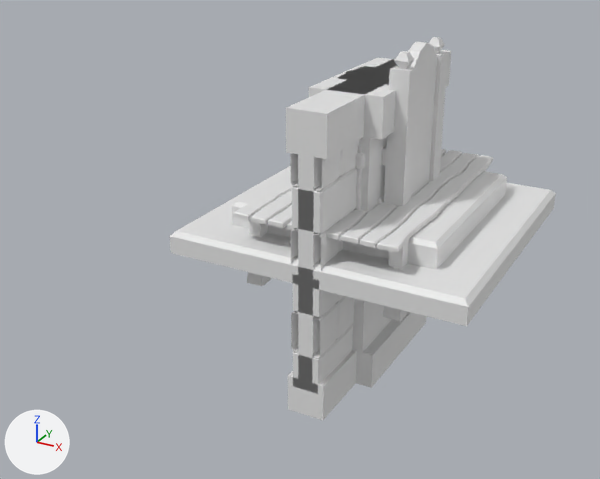
A saved change to the Blender file ModularDungeonPack.blend.
Camera for both pictures: a 50 mm lens placed at (4.24, -9.84, 4.37), pointed at (-0.81, -0.67, -0.22). Every picture has the same lights, and +X, +Y and +Z are marked at lower left.
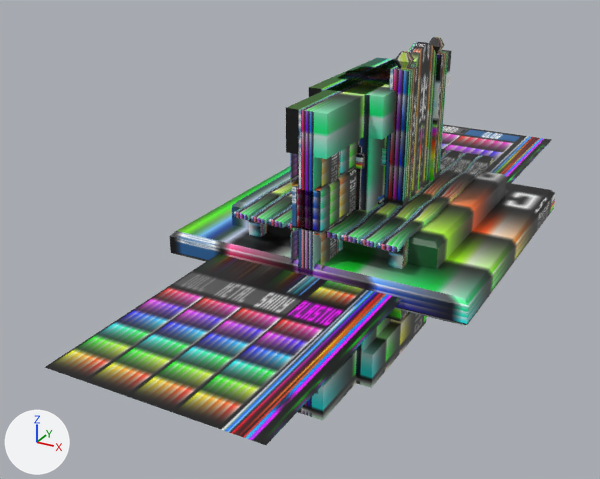
The change, as a list of edits to the scene's bpy script:
```text
Change me_cube_001:
    where me_cube_001.from_pydata(...)  # 48 vertices, 42 faces; spans x -0.43..0.43, y -0.43..0.43, z -2.0..2.0
    add me_cube_001.materials.append(mat_material)  # picture img_imphenziapixpal_basecolor_png
Change me_cylinder_001:
    where me_cylinder_001.from_pydata(...)  # 48 vertices, 42 faces; spans x -0.48..0.48, y -0.48..0.48, z -2.0..2.0
    add me_cylinder_001.materials.append(mat_material)  # picture img_imphenziapixpal_basecolor_png
Change me_cube:
    where me_cube.from_pydata(...)  # 32 vertices, 30 faces; spans x -0.26..0.26, y -2.0..2.0, z -2.0..2.0
    add me_cube.materials.append(mat_material)  # picture img_imphenziapixpal_basecolor_png
Change me_cube_031:
    where me_cube_031.from_pydata(...)  # 336 vertices, 336 faces; spans x -1.0..1.0, y 0.02..8.02, z -9.0..1.0
    add me_cube_031.materials.append(mat_material)  # picture img_imphenziapixpal_basecolor_png
Change me_cube_032:
    where me_cube_032.from_pydata(...)  # 288 vertices, 312 faces; spans x -1.0..1.0, y -1.0..7.0, z -9.0..1.0
    add me_cube_032.materials.append(mat_material)  # picture img_imphenziapixpal_basecolor_png
Change me_cube_030:
    where me_cube_030.from_pydata(...)  # 32 vertices, 30 faces; spans x -0.14..0.14, y -2.0..2.0, z -2.0..2.0
    add me_cube_030.materials.append(mat_material)  # picture img_imphenziapixpal_basecolor_png
Change me_cube_008:
    where me_cube_008.from_pydata(...)  # 20 vertices, 18 faces; spans x 0.4..0.66, y -0.66..-0.4, z -0.5..1.49
    add me_cube_008.materials.append(mat_material)  # picture img_imphenziapixpal_basecolor_png
Change me_cube_010:
    where me_cube_010.from_pydata(...)  # 12 vertices, 10 faces; spans x -0.644..0.512, y -0.641..-0.423, z -0.555..-0.337
    add me_cube_010.materials.append(mat_material)  # picture img_imphenziapixpal_basecolor_png
Change me_cube_012:
    where me_cube_012.from_pydata(...)  # 12 vertices, 10 faces; spans x -0.08..0.07, y -0.42..0.0, z -0.88..1.18
    add me_cube_012.materials.append(mat_material)  # picture img_imphenziapixpal_basecolor_png
Change me_cube_002:
    where me_cube_002.from_pydata(...)  # 32 vertices, 30 faces; spans x -2.0..2.0, y -2.0..2.0, z -0.15..0.47
    add me_cube_002.materials.append(mat_material)  # picture img_imphenziapixpal_basecolor_png
Change me_cube_013:
    where me_cube_013.from_pydata(...)  # 86 vertices, 73 faces; spans x -0.5..0.5, y -0.5..1.1, z -0.14..1.72
    add me_cube_013.materials.append(mat_material)  # picture img_imphenziapixpal_basecolor_png
Change me_cube_014:
    where me_cube_014.from_pydata(...)  # 68 vertices, 66 faces; spans x -0.045..0.155, y 0.0..1.103, z 0.041..0.229
    add me_cube_014.materials.append(mat_material)  # picture img_imphenziapixpal_basecolor_png
Change me_cube_018:
    where me_cube_018.from_pydata(...)  # 44 vertices, 42 faces; spans x 0.0..1.08, y 0.0..1.62, z -0.53..0.53
    add me_cube_018.materials.append(mat_material)  # picture img_imphenziapixpal_basecolor_png
Change me_cube_019:
    where me_cube_019.from_pydata(...)  # 540 vertices, 522 faces; spans x -1.12..1.1, y -1.87..1.87, z -0.14..-0.06
    add me_cube_019.materials.append(mat_material)  # picture img_imphenziapixpal_basecolor_png
Change me_plane_001:
    where me_plane_001.from_pydata(...)  # 95 vertices, 72 faces; spans x -1.0..1.0, y -1.0..1.0, z 0.0
    add me_plane_001.materials.append(mat_material)  # picture img_imphenziapixpal_basecolor_png
Change ob_plane:
    remove ob_plane.hide_set(True)  # its collection is switched off
```

Boxes [x1, y1, x2, y2] around the edits, measured in the pictures (600 x 479 px):
'Plane', shown
    after: [45, 124, 552, 445]
'Cube.002', recoloured
    both: [170, 166, 556, 326]
'Cube', recoloured
    both: [286, 50, 451, 420]
'Cube.027', recoloured (grey to green)
    both: [309, 58, 427, 388]
'Cube.019', recoloured
    both: [233, 149, 493, 252]
'Cube.029', recoloured
    both: [292, 168, 357, 394]
'Cube.003', recoloured
    both: [384, 37, 448, 207]
'Cube.028', recoloured
    both: [290, 140, 359, 358]
'Cube.006', recoloured
    both: [408, 42, 437, 195]
'Cube.018', recoloured
    both: [247, 170, 486, 322]
'Cylinder', recoloured
    both: [345, 68, 391, 83]
'Cube.007', recoloured (grey to black)
    both: [354, 145, 363, 210]
'Cube.001', recoloured
    both: [341, 66, 390, 85]
'Cube.008', recoloured
    both: [355, 153, 365, 169]
'Cube.005', recoloured
    both: [382, 146, 386, 166]
